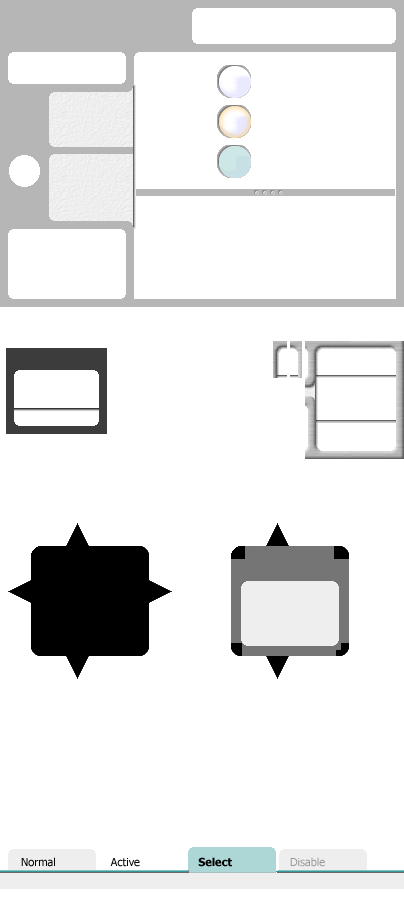
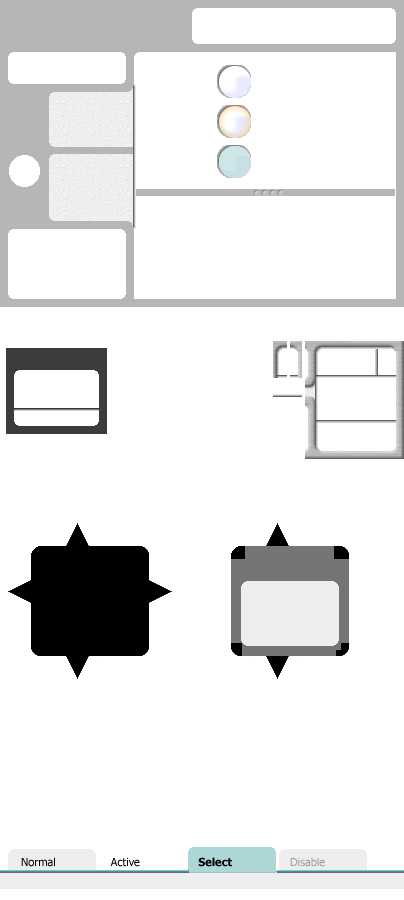
Layer changes from the first 404x900 image to the second:
added layer "Layer 2" above "Layer 1" over [273, 394, 302, 397]
added layer "Layer 1" above "Content" over [375, 349, 378, 375]
